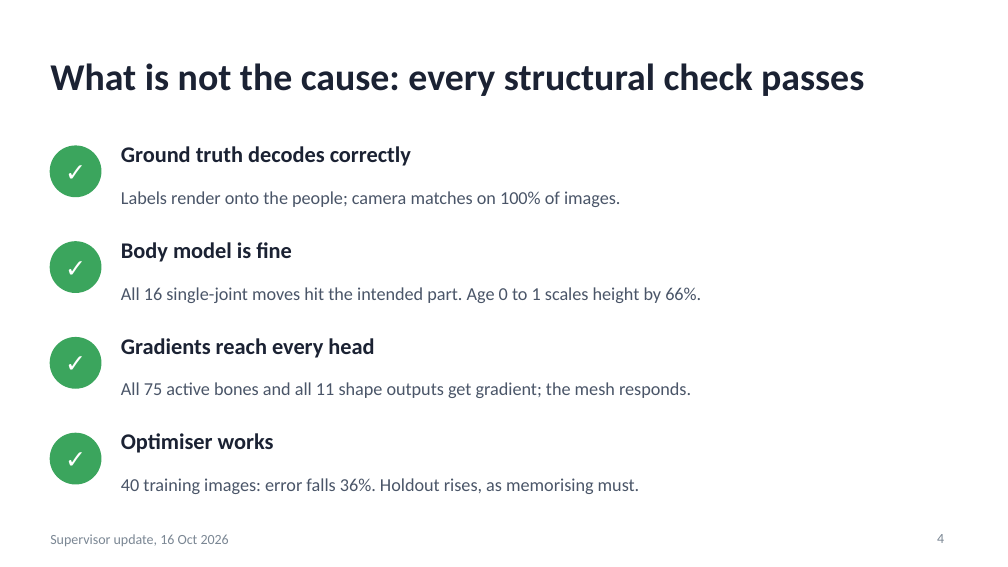
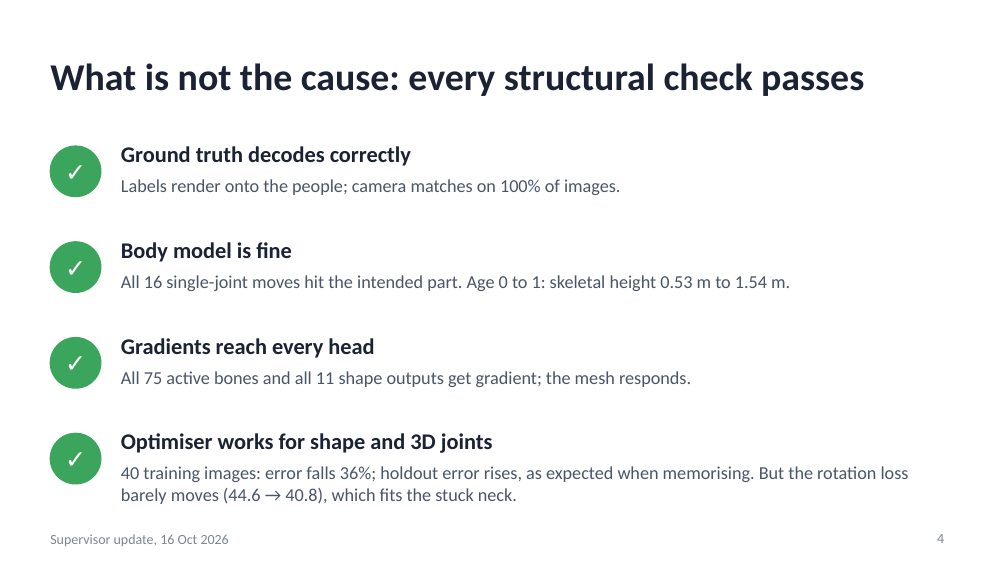
Before and after one commit to saadnajib/Multi-Person-Whole-Body-Human-Mesh-Recovery-in-a-Single-Shot-with-Annyone-dataset-and-3dpw-dataset, a slide deck: slide 4 of docs/supervisor_update_2026-10-16.pptx. Drawn at 1008x567 pixels with LibreOffice and Linux fonts; fonts in the diff are those of the drawing. Boxes give left, top, right and bottom in pixels: in the first picture for what was removed or moved away, otherwise in the second. Text is boxed around its words. In the diff, an @@ line names an element or a change of style, - is before the commit and + after.

```diff
--- a/docs/supervisor_update_2026-10-16.pptx
+++ b/docs/supervisor_update_2026-10-16.pptx
@@ text at <box>121,275,790,291</box>: text changed @@
-All 16 single-joint moves hit the intended part. Age 0 to 1 scales height by 66%.
+All 16 single-joint moves hit the intended part. Age 0 to 1: skeletal height 0.53 m to 1.54 m.
@@ text at <box>121,433,493,453</box>: text changed @@
-Optimiser works
+Optimiser works for shape and 3D joints
@@ vertical alignment middle to top in 4 elements at <box>121,179,621,195</box>, <box>121,371,691,387</box>, <box>121,275,790,291</box>, <box>121,466,909,504</box> @@
@@ text at <box>121,466,909,504</box>: text changed @@
-40 training images: error falls 36%. Holdout rises, as memorising must.
+40 training images: error falls 36%; holdout error rises, as expected when memorising. But the rotation loss barely moves (44.6 → 40.8), which fits the stuck neck.
```
Also in this commit, not shown: 7 other slides changed, 7 slides added, 4 slides removed, 3 other files.
